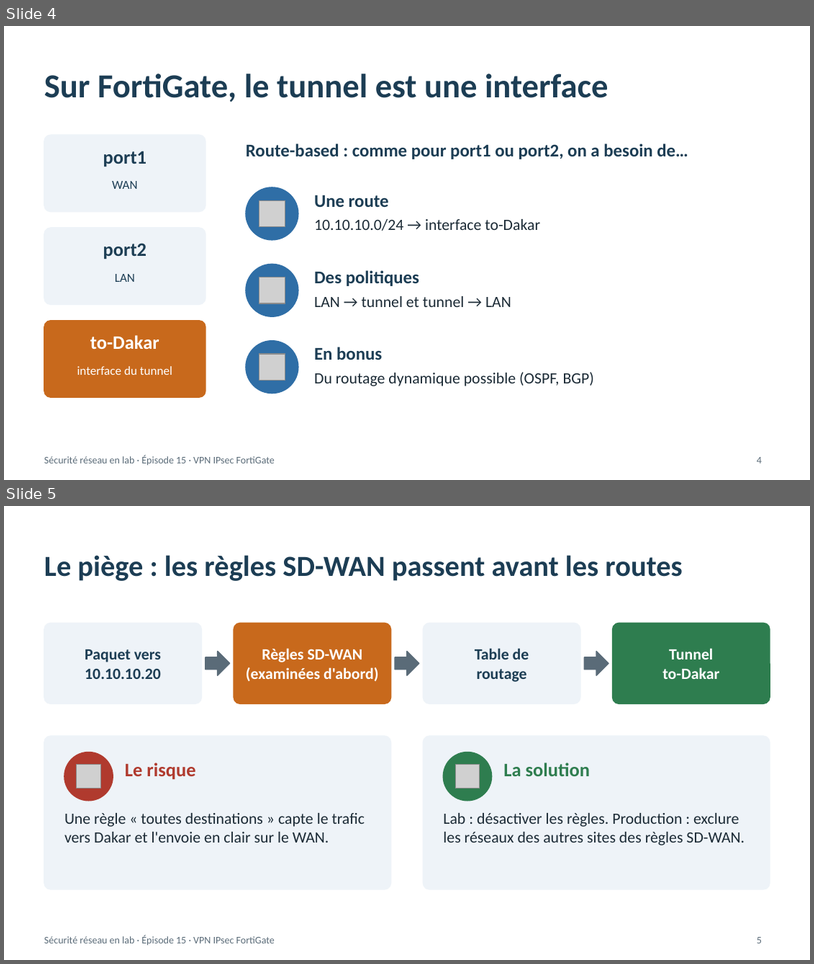
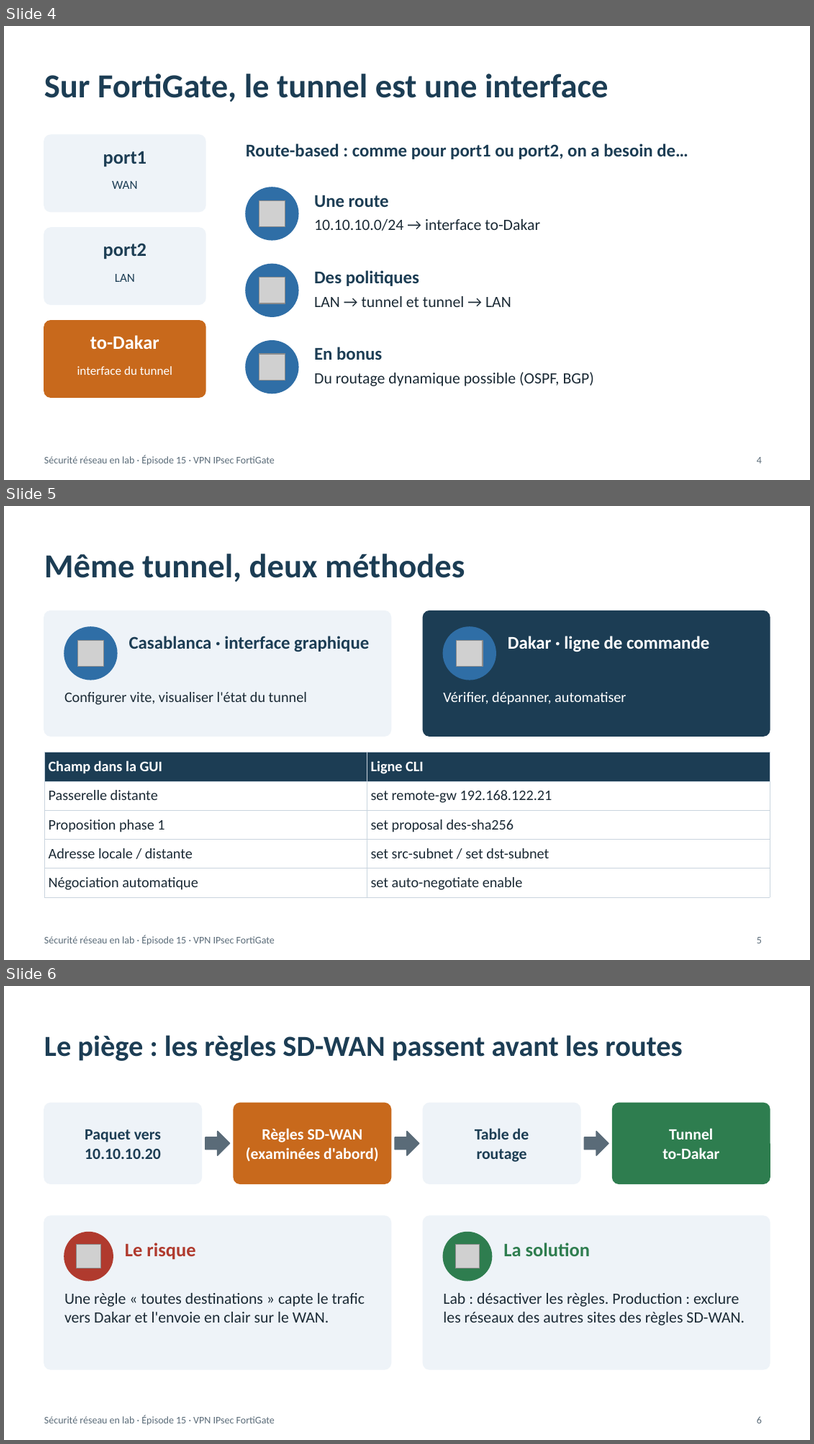
Before and after one commit to thiawoumar89-droid/securite-reseau-labs, a slide deck: videos/Episode15_Diapositives_IPsec_FortiGate.pptx. Shown one above the other, each under a label of ours: slides 4 and 5 before the commit, slides 4, 5 and 6 after it. The pictures are 814x964 and 814x1444 pixels, drawn with LibreOffice and Linux fonts; fonts in the diff are those of the drawing; grey boxes stand for pictures. Boxes give left, top, right and bottom in pixels: in the first picture for what was removed or moved away, otherwise in the second. Text is boxed around its words. In the diff, an @@ line names an element or a change of style, - is before the commit and + after.

```diff
--- a/videos/Episode15_Diapositives_IPsec_FortiGate.pptx
+++ b/videos/Episode15_Diapositives_IPsec_FortiGate.pptx
@@ slide 5 added at (x1=4, y1=506, x2=810, y2=960), background #FFFFFF; not listed: 1 template element that a slide beside it also shows @@
@@ text added at (x1=44, y1=554, x2=465, y2=582), 30 pt, text #1C3D54, bold @@
+Même tunnel, deux méthodes
@@ rounded rectangle added at (x1=44, y1=611, x2=391, y2=736), fill #EEF3F8, outline #EEF3F8 1 pt @@
@@ rounded rectangle added at (x1=423, y1=611, x2=770, y2=736), fill #1C3D54, outline #1C3D54 1 pt @@
@@ ellipse added at (x1=64, y1=627, x2=117, y2=680), fill #2F6EA6, outline #2F6EA6 1 pt @@
@@ ellipse added at (x1=443, y1=627, x2=496, y2=680), fill #2F6EA6, outline #2F6EA6 1 pt @@
@@ picture added at (x1=77, y1=640, x2=104, y2=667) @@
@@ text added at (x1=129, y1=636, x2=369, y2=652), 16 pt, text #1C3D54, bold @@
+Casablanca · interface graphique
@@ picture added at (x1=456, y1=640, x2=483, y2=667) @@
@@ text added at (x1=508, y1=636, x2=710, y2=652), 16 pt, text #FFFFFF, bold @@
+Dakar · ligne de commande
@@ text added at (x1=64, y1=692, x2=307, y2=705), 13 pt, text #1B2A35 @@
+Configurer vite, visualiser l'état du tunnel
@@ text added at (x1=443, y1=692, x2=626, y2=705), 13 pt, text #FFFFFF @@
+Vérifier, dépanner, automatiser
@@ table added at (x1=44, y1=752, x2=770, y2=893), 5 rows, 2 columns @@
+Champ dans la GUI | Ligne CLI
+Passerelle distante | set remote-gw 192.168.122.21
+Proposition phase 1 | set proposal des-sha256
+Adresse locale / distante | set src-subnet / set dst-subnet
+Négociation automatique | set auto-negotiate enable
@@ page number added at (x1=757, y1=937, x2=762, y2=943), 9 pt, text #5A6B78 @@
+5
@@ what was slide 5 is now slide 6 @@
@@ page number at (x1=757, y1=1416, x2=762, y2=1423): text changed @@
-5
+6
```
Also in this commit, not shown: 1 slide changed, 1 other file.
